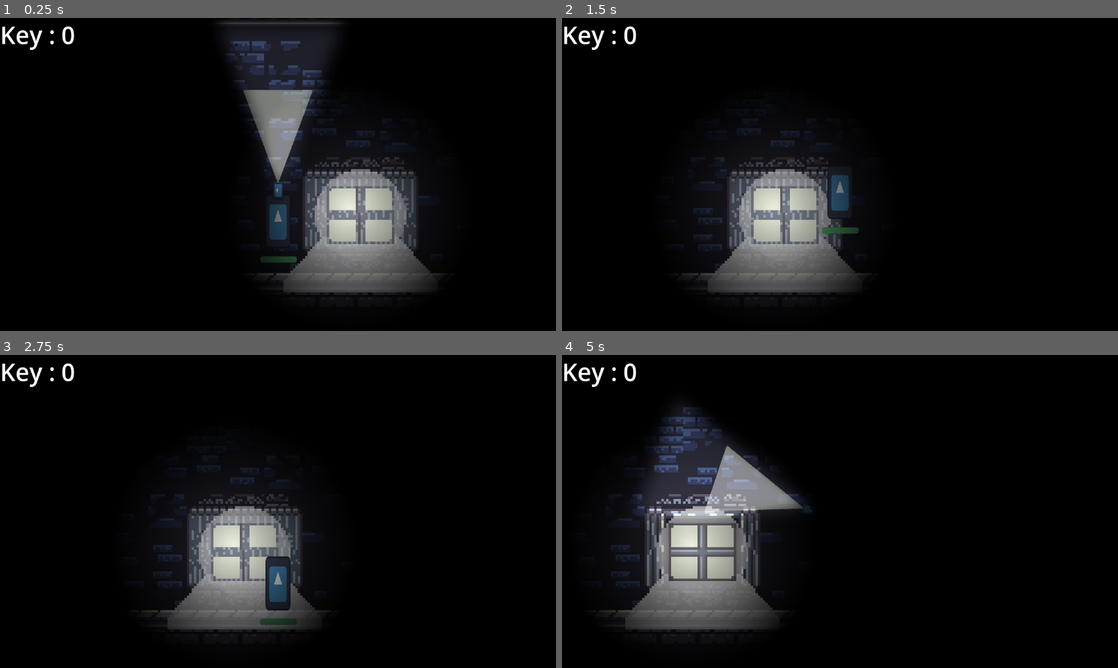
Above: before the commit, frames 1-4 (two rows, left to right).
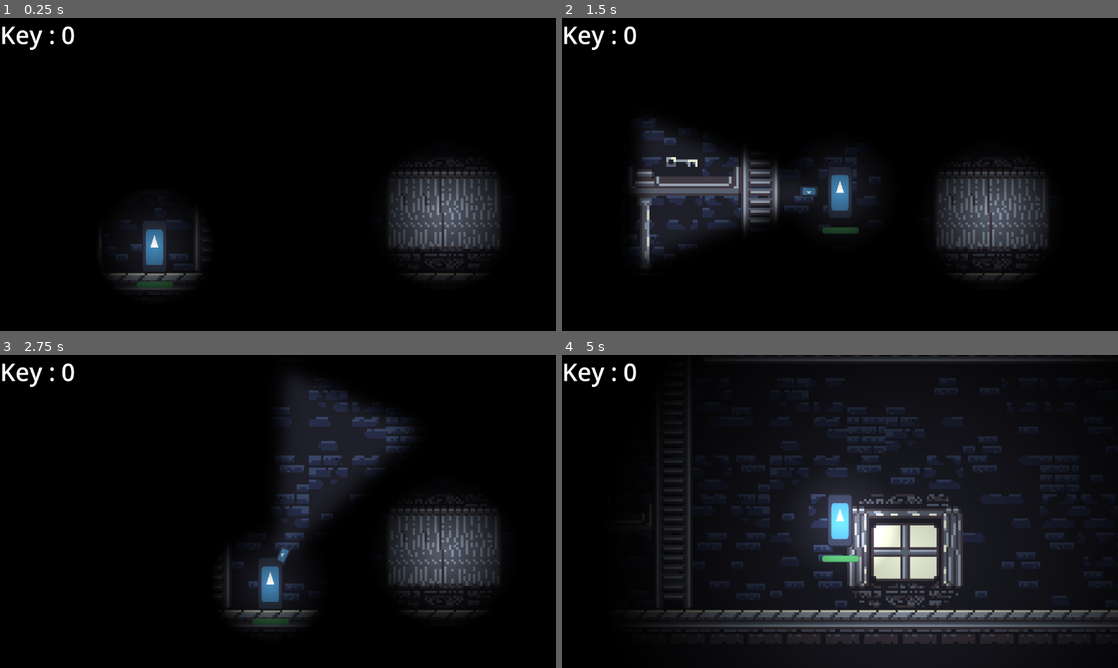
Above: after the commit, the same moments.

Repository: CorpsThese/Thunder-on-the-lighthouse
Game: Godot game, scene res://scenes/tutorial.tscn
The game is run twice, just before and just after one commit, with the same random seed, the same clock (stepped at 60 frames per second) and the same inputs. The engine's default icon, where the game draws it, is replaced by a stand-in: a white triangle on a blue panel in a dark square. Sound files missing from this copy of the repository are replaced by a short silence.
Inputs (mouse positions are in pixels of both pictures, inside the frame that each line leads up to):
- Up to frame 1 (0.25 s): no input
- Up to frame 2 (1.5 s): move the mouse to (962, 158) at 0.52 s; hold D (move_right) from 0.53 s (still down); tap F (interact) at 0.6 s; tap Space (jump) at 0.77 s; move the mouse to (728, 190) at 1.27 s; click (728, 190) at 1.35 s
- Up to frame 3 (2.75 s): tap Space (jump) at 1.52 s; tap F (interact) at 1.55, 2.1 s; move the mouse to (333, 442) at 2.02 s; release D (move_right) at 2.03 s; hold A (move_left) from 2.03 s (still down)
- Up to frame 4 (5 s): move the mouse to (812, 574) at 2.77 s; release A (move_left) at 2.78 s; hold D (move_right) 2.78-4.28 s; tap F (interact) at 2.85, 3.8, 4.35 s; tap Space (jump) at 3.02, 3.77, 4.52 s; move the mouse to (1006, 558) at 3.52 s; click (1006, 558) at 3.6 s; move the mouse to (673, 464) at 4.27 s; hold A (move_left) from 4.28 s (still down)

The runs differ from the first frame. In frame 1, 23% of the frame differs, in the area x 18-90%, y 0-90%; in frame 2, 19%; in frame 3, 21%; in frame 4, 48%, in the area x 6-100%, y 0-100%.

Commit message:
Updated light areas & flashlight

Diff:
--- a/scenes/child.tscn
+++ b/scenes/child.tscn
@@ -11,6 +11,15 @@
 
 [sub_resource type="RectangleShape2D" id="RectangleShape2D_435t3"]
 size = Vector2(50, 110)
+
+[sub_resource type="Gradient" id="Gradient_dikww"]
+colors = PackedColorArray(1, 1, 1, 1, 0, 0, 0, 1)
+
+[sub_resource type="GradientTexture2D" id="GradientTexture2D_isire"]
+gradient = SubResource("Gradient_dikww")
+fill = 1
+fill_from = Vector2(0.5, 0.5)
+fill_to = Vector2(1, 0.5)
 
 [sub_resource type="AudioStreamRandomizer" id="AudioStreamRandomizer_ee75a"]
 playback_mode = 1
@@ -59,7 +68,13 @@
 [node name="CollisionShape2D" type="CollisionShape2D" parent="."]
 shape = SubResource("RectangleShape2D_435t3")
 
+[node name="PointLight2D" type="PointLight2D" parent="."]
+position = Vector2(1.90735e-06, 1.90735e-06)
+scale = Vector2(4, 4)
+texture = SubResource("GradientTexture2D_isire")
+
 [node name="Flashlight" type="Node2D" parent="."]
+visible = false
 
 [node name="TorchlightSprite" type="Sprite2D" parent="Flashlight"]
 position = Vector2(64, 0)
@@ -72,11 +87,13 @@
 collision_mask = 4
 
 [node name="Sprite2D" type="Sprite2D" parent="Flashlight/TorchlightLight"]
+visible = false
 texture = ExtResource("2_nk0df")
 offset = Vector2(112, 0)
 
 [node name="CollisionPolygon2D" type="CollisionPolygon2D" parent="Flashlight/TorchlightLight"]
 polygon = PackedVector2Array(209, -76, 16, -3, 16, 3, 209, 75)
+disabled = true
 
 [node name="PointLight2D" type="PointLight2D" parent="Flashlight/TorchlightLight"]
 position = Vector2(181, -2)
--- a/scenes/tutorial.tscn
+++ b/scenes/tutorial.tscn
@@ -16,9 +16,9 @@
 
 [sub_resource type="Curve2D" id="Curve2D_lqdu0"]
 _data = {
-"points": PackedVector2Array(0, 0, 0, 0, -207, -166, 0, 0, 0, 0, 2177, -161, 0, 0, 0, 0, 2197, 1260, 0, 0, 0, 0, -202, 1250, 0, 0, 0, 0, -207, -166)
+"points": PackedVector2Array(0, 0, 0, 0, -207, -166, 0, 0, 0, 0, 982.657, -259.775, 0, 0, 0, 0, 2177, -161, 0, 0, 0, 0, 2197, 1260, 0, 0, 0, 0, -202, 1250, 0, 0, 0, 0, -207, -166)
 }
-point_count = 5
+point_count = 6
 
 [sub_resource type="TileSetAtlasSource" id="TileSetAtlasSource_c36rp"]
 texture = ExtResource("3_x86x7")
@@ -881,16 +881,17 @@
 
 [node name="Child" parent="." instance=ExtResource("2_4cjjo")]
 unique_name_in_owner = true
-position = Vector2(749, 824)
+position = Vector2(320, 880)
 
 [node name="ShadowSpawnArea" type="Path2D" parent="Child"]
-position = Vector2(-749, -824)
+position = Vector2(-749, -763)
+scale = Vector2(0.569884, 0.542777)
 curve = SubResource("Curve2D_lqdu0")
 
 [node name="ShadowSpawnPosition" type="PathFollow2D" parent="Child/ShadowSpawnArea"]
 unique_name_in_owner = true
 position = Vector2(-207, -166)
-rotation = 0.00209731
+rotation = -0.0786627
 
 [node name="Camera2D" type="Camera2D" parent="Child"]
 limit_left = 0
@@ -903,7 +904,6 @@
 scale = Vector2(5, 5)
 
 [node name="Darkness" type="CanvasModulate" parent="Level"]
-scale = Vector2(1, 1)
 color = Color(0, 0, 0, 1)
 
 [node name="Background" type="TileMapLayer" parent="Level"]
--- a/scenes/window.tscn
+++ b/scenes/window.tscn
@@ -4,14 +4,16 @@
 [ext_resource type="Texture2D" uid="uid://dkms5fqatrkx" path="res://ressources/textures/closed_window.png" id="2_xkeoh"]
 [ext_resource type="Texture2D" uid="uid://wnv1ilroar8q" path="res://ressources/textures/lighting_level_1.png" id="3_gmymf"]
 
-[sub_resource type="Gradient" id="Gradient_dikww"]
+[sub_resource type="Gradient" id="Gradient_xkrbe"]
 colors = PackedColorArray(1, 1, 1, 1, 0, 0, 0, 1)
 
 [sub_resource type="GradientTexture2D" id="GradientTexture2D_uu378"]
-gradient = SubResource("Gradient_dikww")
+gradient = SubResource("Gradient_xkrbe")
+width = 128
+height = 128
 fill = 1
-fill_from = Vector2(0.461929, 0.478173)
-fill_to = Vector2(0.873096, 0.315736)
+fill_from = Vector2(0.5, 0.5)
+fill_to = Vector2(1, 0.5)
 
 [sub_resource type="RectangleShape2D" id="RectangleShape2D_gc5cm"]
 size = Vector2(40, 20)
@@ -25,13 +27,19 @@
 position = Vector2(24, 24)
 texture = ExtResource("2_xkeoh")
 
+[node name="PermanentLight" type="PointLight2D" parent="WindowSprite"]
+position = Vector2(1.90735e-06, 1.90735e-06)
+scale = Vector2(0.5, 0.5)
+texture = SubResource("GradientTexture2D_uu378")
+
 [node name="LightingSprite" type="Sprite2D" parent="."]
+visible = false
 position = Vector2(24, 24)
 texture = ExtResource("3_gmymf")
 
 [node name="PointLight2D" type="PointLight2D" parent="LightingSprite"]
 position = Vector2(1.90735e-06, 1.90735e-06)
-scale = Vector2(1.89062, 1.89062)
+scale = Vector2(3, 3)
 texture = SubResource("GradientTexture2D_uu378")
 
 [node name="CollisionShape2D" type="CollisionShape2D" parent="."]
--- a/scripts/window.gd
+++ b/scripts/window.gd
@@ -5,6 +5,8 @@
 @onready var timer: Timer = $Timer
 @export var max_repeat := 3
 var repeat := 0
+
+@onready var permanent_light: PointLight2D = $WindowSprite/PermanentLight
 
 # Called when the node enters the scene tree for the first time.
 func _ready() -> void:
@@ -23,6 +25,7 @@
 	emit_signal("window_opened")
 	is_opened = true
 	$CollisionShape2D.disabled = true
+	permanent_light.scale = Vector2(2, 2)
 
 # Called by lighthouse.gd when a thunder is incoming
 # Light up the window according to the current level
Binary file changed: ressources/textures/flashlight_light.png
Not shown: 1 places in scenes/child.tscn that only renumber resources
